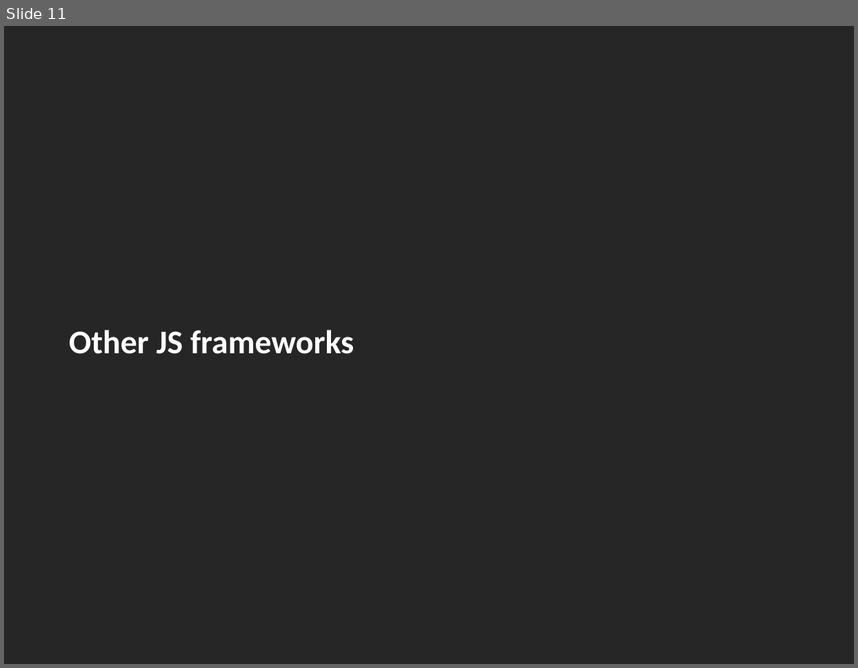
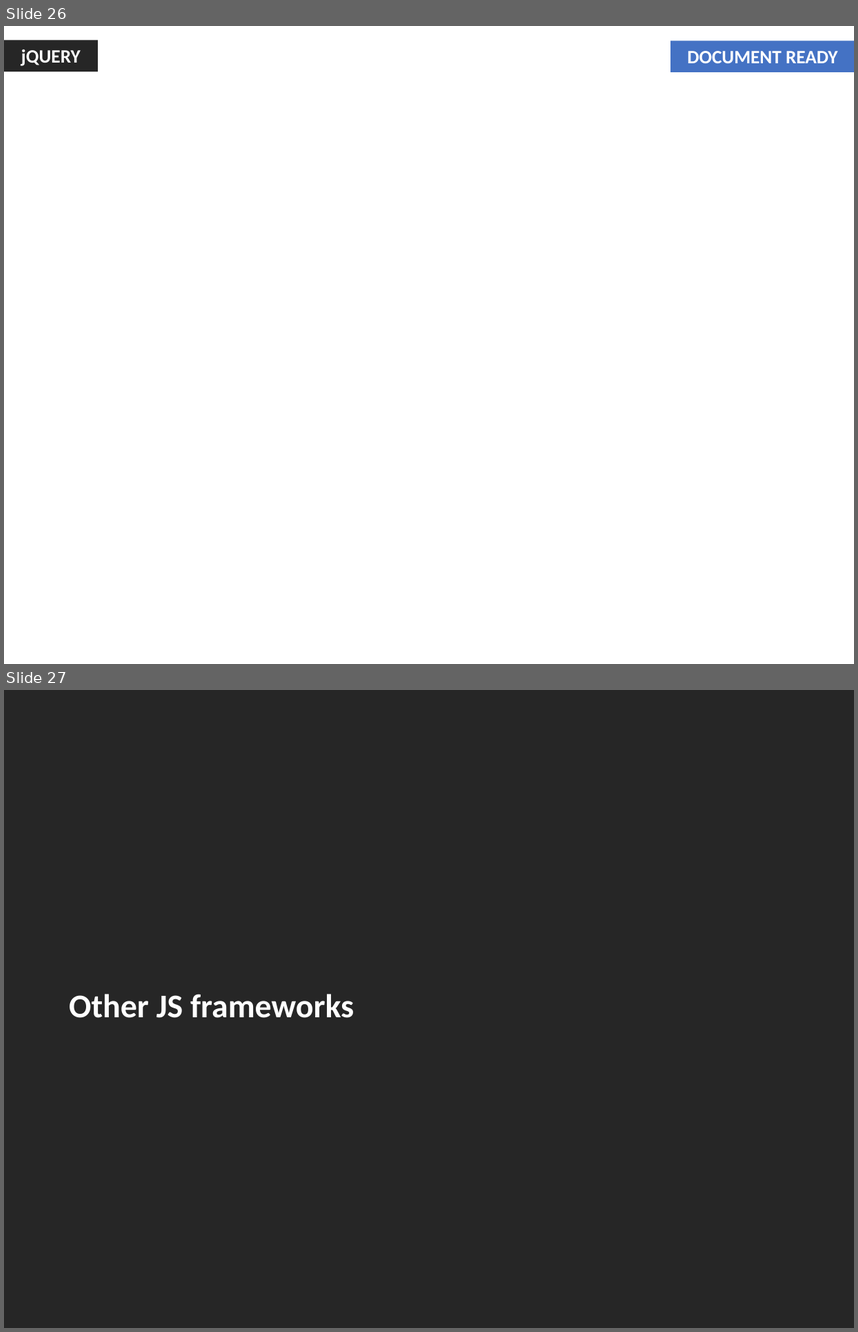
Before and after one commit to jharohit/web-fundamentals-course, a slide deck: Session III - Javascript/Session III - Javascript.pptx. Shown one above the other, each under a label of ours: slide 11 before the commit, slides 26 and 27 after it. The pictures are 858x668 and 858x1332 pixels, drawn with LibreOffice and Linux fonts; fonts in the diff are those of the drawing. Boxes give left, top, right and bottom in pixels: in the first picture for what was removed or moved away, otherwise in the second. Text is boxed around its words. In the diff, an @@ line names an element or a change of style, - is before the commit and + after.

Commit message:
Added basic JS slides. jQuery in progress.

```diff
--- a/Session III - Javascript/Session III - Javascript.pptx
+++ b/Session III - Javascript/Session III - Javascript.pptx
@@ slide 26 added at box(4, 26, 854, 664), background #FFFFFF @@
@@ rectangle added at box(4, 40, 98, 72), fill #262626, 16 pt, text #FFFFFF, bold @@
+jQUERY
@@ rectangle added at box(671, 40, 854, 72), fill #4472C4, 16 pt, text #FFFFFF, bold @@
+DOCUMENT READY
@@ what was slide 11 is now slide 27 @@
```
Also in this commit, not shown: 15 other slides added, 1 other file.
